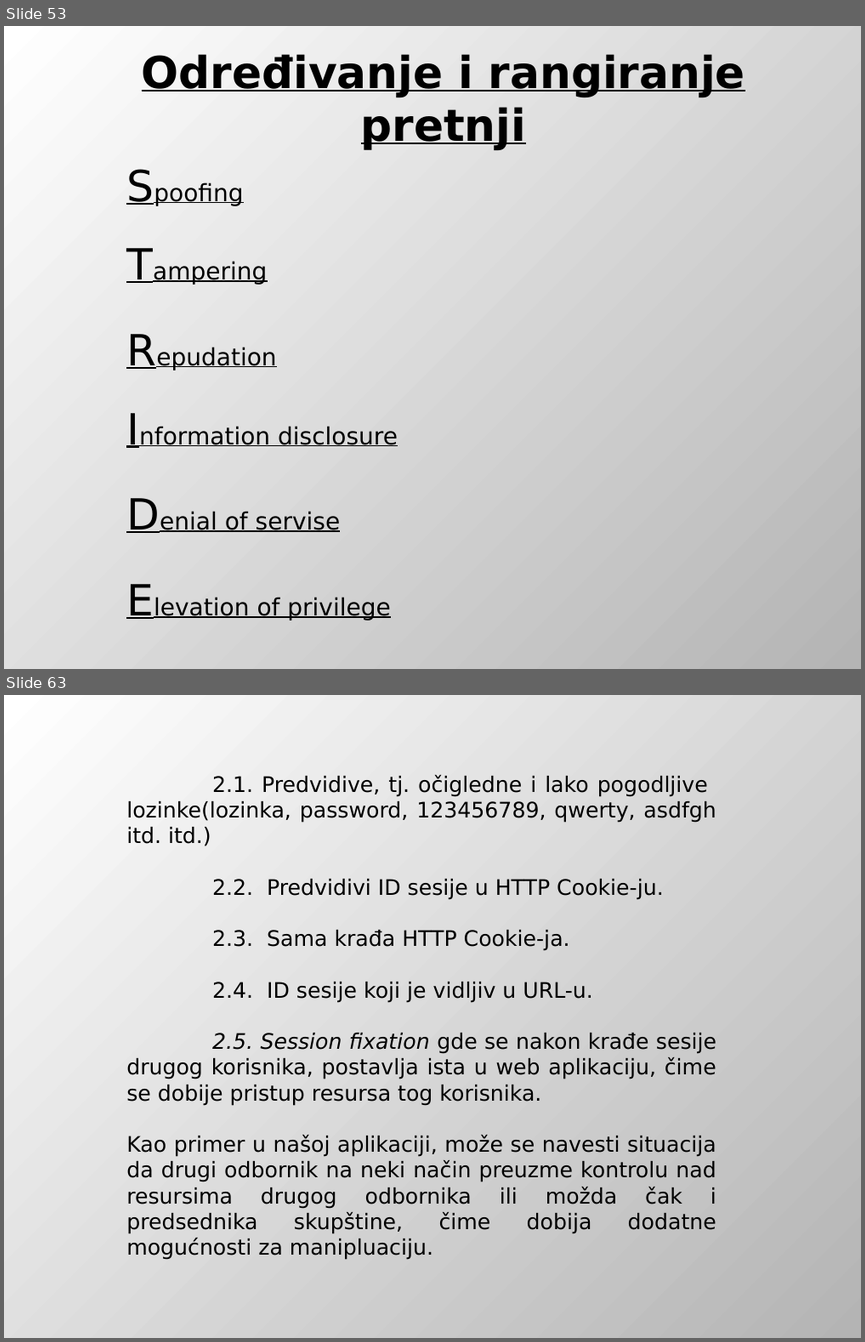
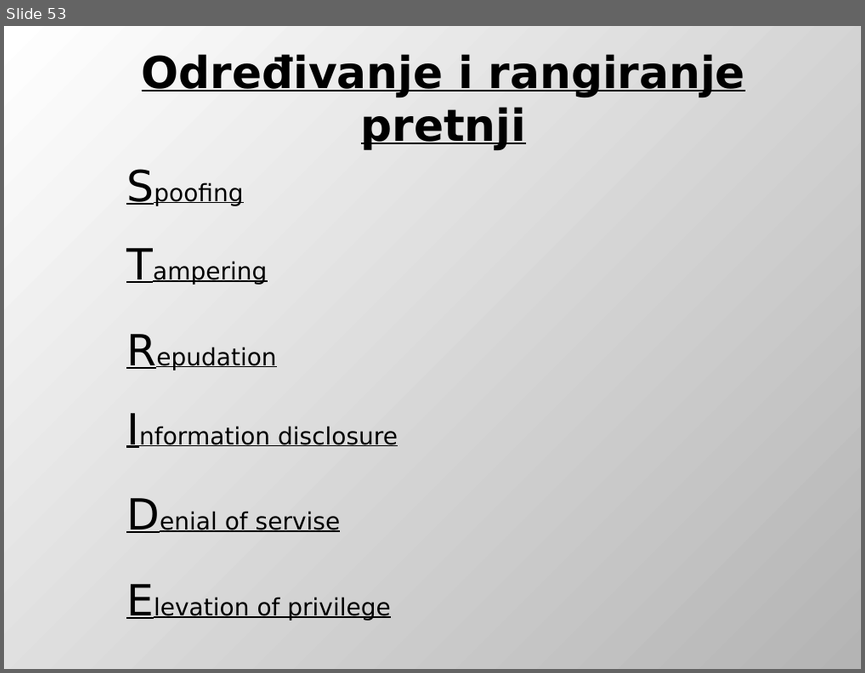
Before and after one commit to DejanUrosevic/XML-Projekat, a slide deck: Model Pretnji.pptx. Shown one above the other, each under a label of ours: slides 53 and 63 before the commit, slide 53 after it; the slides between them are not shown. The pictures are 865x1342 and 865x673 pixels, drawn with LibreOffice and Linux fonts; fonts in the diff are those of the drawing. Boxes give left, top, right and bottom in pixels: in the first picture for what was removed or moved away, otherwise in the second. Text is boxed around its words. In the diff, an @@ line names an element or a change of style, - is before the commit and + after.

```diff
--- a/Model Pretnji.pptx
+++ b/Model Pretnji.pptx
@@ slide 63 removed at [4,695,861,1338], background gradient #FFFFFF to #B4B4B4 @@
@@ text removed at [126,775,716,1259] @@
-2.1. Predvidive, tj. očigledne i lako pogodljive lozinke(lozinka, password, 123456789, qwerty, asdfgh itd. itd.)
-2.2. Predvidivi ID sesije u HTTP Cookie-ju.
-2.3. Sama krađa HTTP Cookie-ja.
-2.4. ID sesije koji je vidljiv u URL-u.
-2.5. Session fixation gde se nakon krađe sesije drugog korisnika, postavlja ista u web aplikaciju, čime se dobije pristup resursa tog korisnika.
-Kao primer u našoj aplikaciji, može se navesti situacija da drugi odbornik na neki način preuzme kontrolu nad resursima drugog odbornika ili možda čak i predsednika skupštine, čime dobija dodatne mogućnosti za manipluaciju.
```
Also in this commit, not shown: 2 slides changed, 1 slide added, 8 other slides removed, 3 other files.
